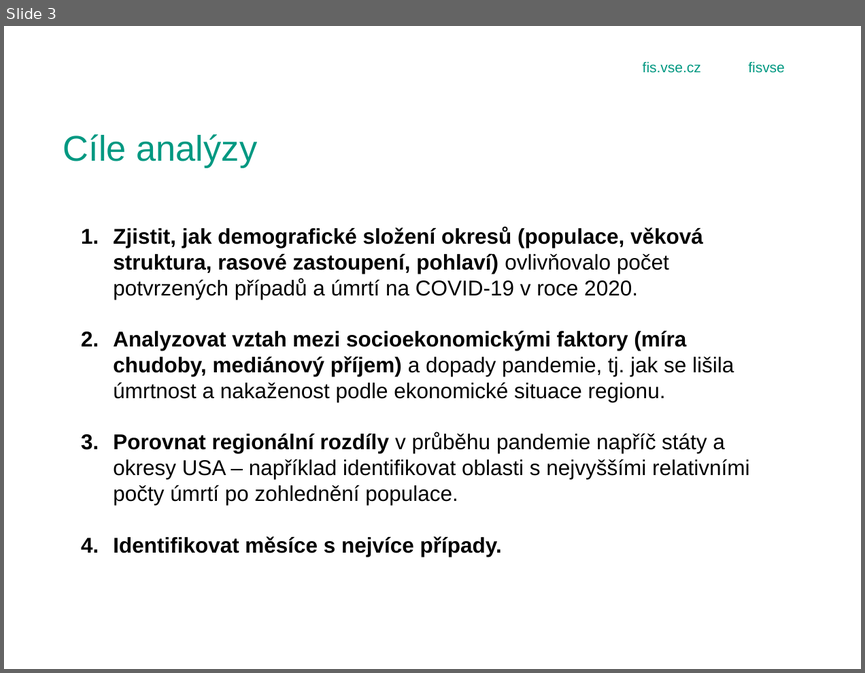
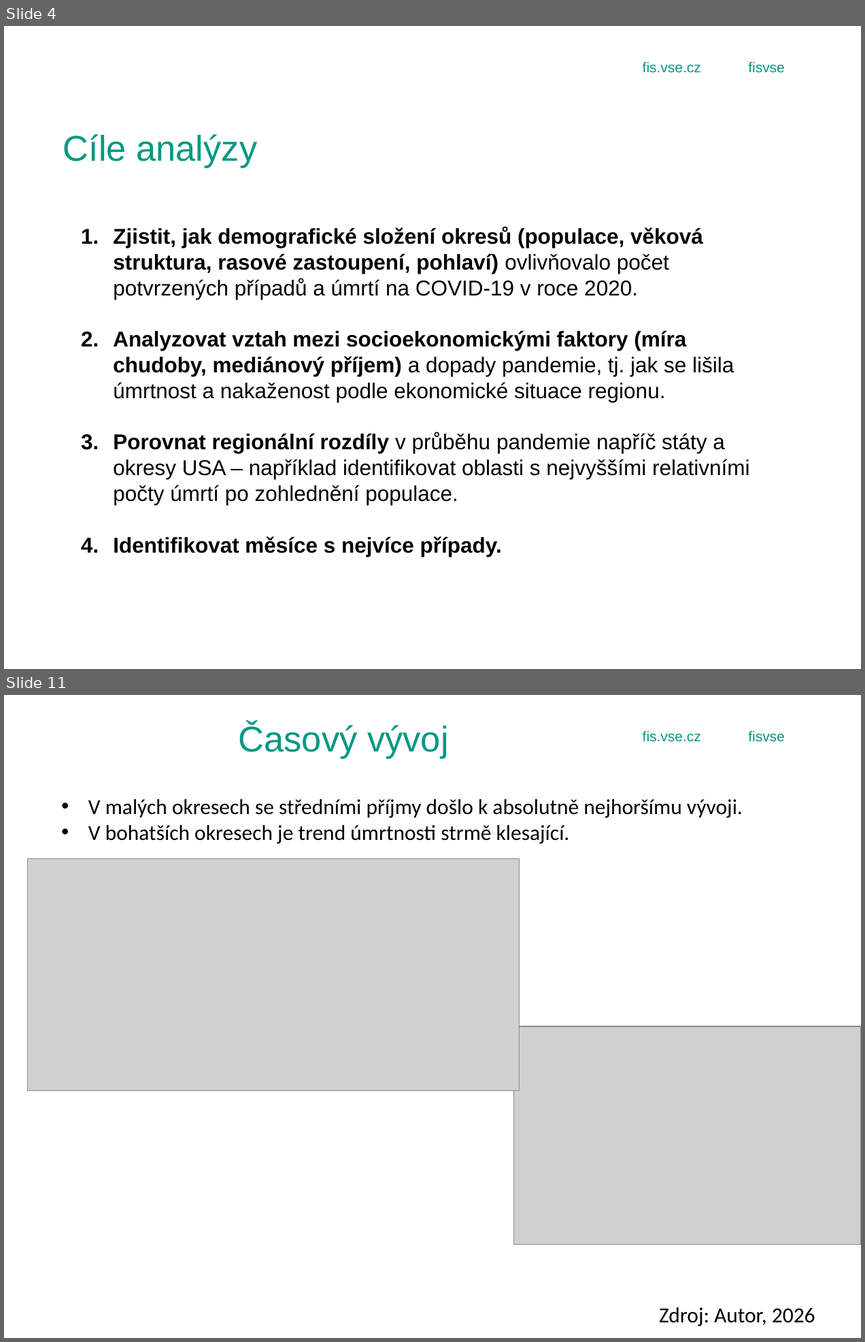
Before and after one commit to ursulastrudl/Projektovy_seminar, a slide deck: obhajoba.pptx. Shown one above the other, each under a label of ours: slide 3 before the commit, slides 4 and 11 after it; the slides between them are not shown. The pictures are 865x673 and 865x1342 pixels, drawn with LibreOffice and Linux fonts; fonts in the diff are those of the drawing; grey boxes stand for pictures; background and template pictures are left out. Boxes give left, top, right and bottom in pixels: in the first picture for what was removed or moved away, otherwise in the second. Text is boxed around its words. In the diff, an @@ line names an element or a change of style, - is before the commit and + after.

```diff
--- a/obhajoba.pptx
+++ b/obhajoba.pptx
@@ slide 11 added at box(4, 695, 861, 1338), background picture (left out); not listed: 3 template elements that a slide beside it also shows @@
@@ title added at box(239, 723, 449, 759), 30 pt, text #009881 @@
+Časový vývoj
@@ text added at box(88, 799, 742, 844), 18 pt, text #000000 @@
+• V malých okresech se středními příjmy došlo k absolutně nejhoršímu vývoji.
+• V bohatších okresech je trend úmrtnosti strmě klesající.
@@ picture added at box(27, 859, 519, 1091) @@
@@ picture added at box(514, 1027, 861, 1244) @@
@@ text added at box(659, 1307, 815, 1326), 18 pt, text #000000 @@
+Zdroj: Autor, 2026
@@ what was slide 3 is now slide 4 @@
```
Also in this commit, not shown: 1 slide changed, 12 other slides added, 1 slide removed, 2 other files.
